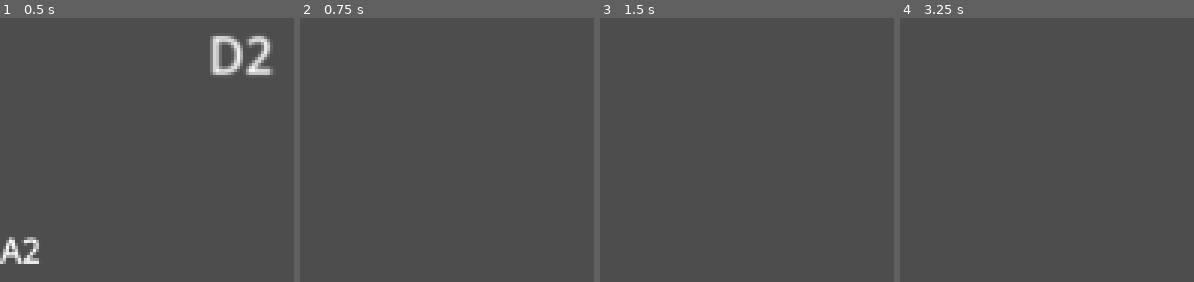
Above: before the commit, frames 1-4 (left to right).
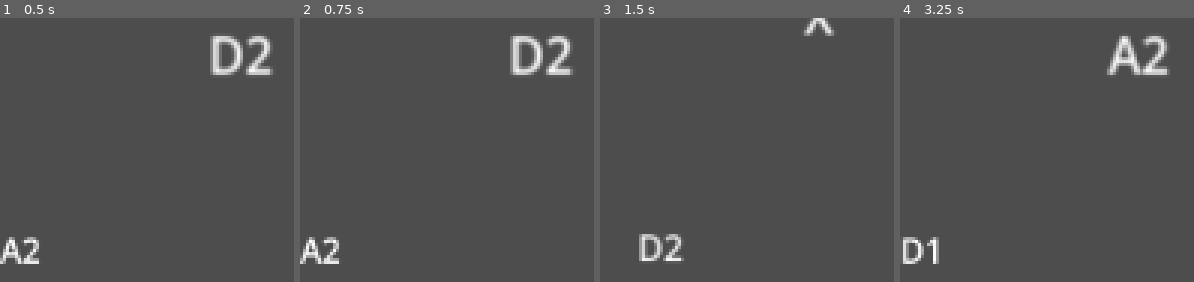
Above: after the commit, the same moments.

Repository: brunoastephan/A-Small-Simple-Quest
Game: Godot game, scene res://Scenes/circular_menu.tscn
Same seed, same stepped clock (60 frames per second), same inputs: the game is played once before the commit and once after it. The project has no main scene, so this scene is started directly.
Inputs:
- Up to frame 1 (0.5 s): no input
- Up to frame 2 (0.75 s): tap Enter at 0.5 s; hold X (ui-select) from 0.53 s (still down)
- Up to frame 3 (1.5 s): tap Z (ui-accept) at 1.25, 1.35 s; release X (ui-select) at 1.28 s
- Up to frame 4 (3.25 s): tap X (ui-select) at 1.55, 2.85 s; tap Z (ui-accept) at 2, 2.75 s; hold X (ui-select) 2.03-2.78 s

Frame 1 is identical in both runs. In frame 2, 3.0% of the frame differs, in the area x 0-93%, y 6-94%; in frame 3, 1.5%; in frame 4, 2.7%.

Commit message:
[feat] makes enemy class and battle scene
Adds an Enemy class and a Battle scene, as well as reorganize some of the action scripts and creates a Damageable interface

Diff:
--- /dev/null
+++ b/a-small,-simple-quest/Scenes/battle.tscn
@@ -0,0 +1,12 @@
+[gd_scene load_steps=3 format=3 uid="uid://bhptr8hehuuvg"]
+
+[ext_resource type="PackedScene" uid="uid://j1mfq6btv00t" path="res://Scenes/enemy.tscn" id="1_oxf17"]
+[ext_resource type="PackedScene" uid="uid://clfma2tljhmt0" path="res://Scenes/player.tscn" id="2_1ruyk"]
+
+[node name="Battle" type="Node2D"]
+
+[node name="Enemy" parent="." groups=["enemies"] instance=ExtResource("1_oxf17")]
+position = Vector2(610, 143)
+
+[node name="Player" parent="." instance=ExtResource("2_1ruyk")]
+position = Vector2(235, 140)
--- /dev/null
+++ b/a-small,-simple-quest/Scenes/enemy.tscn
@@ -0,0 +1,20 @@
+[gd_scene load_steps=5 format=3 uid="uid://j1mfq6btv00t"]
+
+[ext_resource type="Script" uid="uid://bjnfnj7mkvbl5" path="res://ScriptsAndResources/enemy.gd" id="1_hghv2"]
+[ext_resource type="Texture2D" uid="uid://d1o5m3t1tgy8e" path="res://Assets/TestIcons/icon.svg" id="2_1f0kj"]
+[ext_resource type="Script" uid="uid://dj3lx717e2glo" path="res://ScriptsAndResources/enemy_resource.gd" id="2_afpow"]
+
+[sub_resource type="Resource" id="Resource_287tu"]
+script = ExtResource("2_afpow")
+display_name = "TestEnemy"
+max_health = 50
+attack_damage = 8
+defense_value = 3
+metadata/_custom_type_script = "uid://dj3lx717e2glo"
+
+[node name="Enemy" type="Node2D"]
+script = ExtResource("1_hghv2")
+resource = SubResource("Resource_287tu")
+
+[node name="Sprite2D" type="Sprite2D" parent="."]
+texture = ExtResource("2_1f0kj")
--- a/a-small,-simple-quest/Scenes/player.tscn
+++ b/a-small,-simple-quest/Scenes/player.tscn
@@ -1,9 +1,10 @@
-[gd_scene load_steps=5 format=3 uid="uid://clfma2tljhmt0"]
+[gd_scene load_steps=6 format=3 uid="uid://clfma2tljhmt0"]
 
 [ext_resource type="Script" uid="uid://ci803xwaqdqit" path="res://ScriptsAndResources/Player/player.gd" id="1_v0iea"]
 [ext_resource type="Script" uid="uid://cik5i53t3ytv3" path="res://ScriptsAndResources/CircularMenu/circular_menu.gd" id="2_cvnsp"]
 [ext_resource type="Script" uid="uid://ccmaqpl307uum" path="res://ScriptsAndResources/ActionPool/action_pool_manager.gd" id="4_x3wgy"]
 [ext_resource type="Resource" uid="uid://bt1ef2sbogswx" path="res://ScriptsAndResources/ActionPool/base_action_pool.tres" id="5_3smsa"]
+[ext_resource type="Texture2D" uid="uid://d1o5m3t1tgy8e" path="res://Assets/TestIcons/icon.svg" id="5_fkybt"]
 
 [node name="Player" type="Node2D"]
 script = ExtResource("1_v0iea")
@@ -17,3 +18,6 @@
 script = ExtResource("4_x3wgy")
 base_pool = ExtResource("5_3smsa")
 metadata/_custom_type_script = "uid://ccmaqpl307uum"
+
+[node name="Sprite2D" type="Sprite2D" parent="."]
+texture = ExtResource("5_fkybt")
--- a/a-small,-simple-quest/ScriptsAndResources/Actions/action.gd
+++ b/a-small,-simple-quest/ScriptsAndResources/Actions/action.gd
@@ -1,23 +1,38 @@
 class_name Action
 extends Resource
 
+enum TargetType {SELF, ENEMY, ALLY}
+
 @export var display_name := "Action"
 @export var cooldown_time := 0.0
+@export var target_type := TargetType.ENEMY
+
 var cooldown_timer := 0.0
 
-func execute() -> bool:
+# Public interface
+func execute(caster: Node, target: Damageable) -> bool:
 	if cooldown_timer > 0:
 		return false
 
-	cooldown_timer = cooldown_time
-	_perform_action()
-	return true
+	if _is_valid_target(target):
+		cooldown_timer = cooldown_time
+		_perform_action(caster, target)
+		return true
+	return false
 
+# Cooldown management (now public)
 func update_cooldown(delta: float) -> bool:
 	if cooldown_timer > 0:
 		cooldown_timer = max(0, cooldown_timer - delta)
 		return cooldown_timer == 0
 	return false
 
-func _perform_action():
-	print("Action executed: ", display_name)
+# Helper methods
+func _is_valid_target(target: Damageable) -> bool:
+	match target_type:
+		TargetType.SELF: return true
+		TargetType.ALLY, TargetType.ENEMY: return target != null
+		_: return false
+
+func _perform_action(_caster: Node, _target: Damageable) -> void:
+	push_warning("Base Action has no effect!")
--- a/a-small,-simple-quest/ScriptsAndResources/Actions/attack_action.gd
+++ b/a-small,-simple-quest/ScriptsAndResources/Actions/attack_action.gd
@@ -1,11 +1,12 @@
-# AttackAction.gd
 class_name AttackAction
 extends Action
 
 func _init():
 	display_name = "Attack"
-	cooldown_time = 2.0  # 2 second cooldown
+	cooldown_time = 2.0
+	target_type = TargetType.ENEMY
 
-func _perform_action() -> String:
-	print("⚔️ Attacked!")
-	return display_name
+func _perform_action(caster: Node, target: Damageable) -> void:
+	if target:
+		target.take_damage(caster.job.attack_damage)
+		print("⚔️ Attacked ", target.name)
--- a/a-small,-simple-quest/ScriptsAndResources/Actions/defend_action.gd
+++ b/a-small,-simple-quest/ScriptsAndResources/Actions/defend_action.gd
@@ -1,11 +1,14 @@
-# DefendAction.gd
 class_name DefendAction
 extends Action
 
 func _init():
 	display_name = "Defend"
-	cooldown_time = 1.5  # 1.5 second cooldown
+	cooldown_time = 1.5
+	target_type = TargetType.SELF
 
-func _perform_action() -> String:
-	print("🛡️ Defended!")
-	return display_name
+func _perform_action(caster: Node, _target: Damageable) -> void:
+	if caster.has_method("heal") and caster.has_method("get_defense_value"):
+		caster.heal(caster.get_defense_value())
+		print("🛡️ Defended!")
+	else:
+		push_error("DefendAction: Invalid caster - missing heal/get_defense_value methods")
--- a/a-small,-simple-quest/ScriptsAndResources/Actions/wait_action.gd
+++ b/a-small,-simple-quest/ScriptsAndResources/Actions/wait_action.gd
@@ -1,11 +1,10 @@
-# WaitAction.gd
 class_name WaitAction
 extends Action
 
 func _init():
 	display_name = "Wait"
-	cooldown_time = 0.5  # 0.5 second cooldown
+	cooldown_time = 0.5
+	target_type = TargetType.SELF
 
-func _perform_action() -> String:
+func _perform_action(_caster: Node, _target: Damageable) -> void:
 	print("⏳ Waited")
-	return display_name
--- a/a-small,-simple-quest/ScriptsAndResources/CircularMenu/circular_menu.gd
+++ b/a-small,-simple-quest/ScriptsAndResources/CircularMenu/circular_menu.gd
@@ -64,10 +64,32 @@
 		rotate_options()
 	elif event.is_action_pressed("ui-select"):
 		var selected = current_actions[current_index]
-		if selected.execute():  # Returns true if executed
+		var target = _find_available_target(selected)
+		var caster = _get_valid_caster()
+
+		if caster and selected.execute(caster, target):
 			hide_menu()
 		else:
-			print(selected.display_name, " is on cooldown!")
+			print(selected.display_name, " failed - check caster/target/cooldown!")
+
+func _get_valid_caster() -> Node:
+	var parent = get_parent()
+	if parent and parent.has_method("execute_action"):  # Verify it's a Player
+		return parent
+	push_error("CircularMenu needs Player parent")
+	return null
+
+func _find_available_target(action: Action) -> Damageable:
+	match action.target_type:
+		Action.TargetType.ENEMY:
+			var enemies = get_tree().get_nodes_in_group("enemies")
+			return enemies[0] if enemies.size() > 0 else null
+		Action.TargetType.ALLY:
+			var allies = get_tree().get_nodes_in_group("allies")
+			return allies[0] if allies.size() > 0 else null
+		_:
+			return null  # For SELF-targeting actions
+
 func layout_options():
 	var angle_step = TAU / option_labels.size()
 	for i in range(option_labels.size()):
--- a/a-small,-simple-quest/ScriptsAndResources/Player/player.gd
+++ b/a-small,-simple-quest/ScriptsAndResources/Player/player.gd
@@ -30,11 +30,17 @@
 	if current_health <= 0:
 		died.emit()
 
+func get_defense_value() -> int:
+	return job.defense_value if job else 0
+
 func heal(amount: int):
 	current_health = min(current_health + amount, max_health)
-	health_changed.emit(current_health)
+	health_changed.emit(current_health, max_health)
 
-func execute_action(action: Action, target):
+func execute_action(action: Action, target: Damageable):
+	if not target or not action:
+		return
+
 	if action.display_name == "Attack":
 		target.take_damage(job.attack_damage)
 	elif action.display_name == "Defend":
--- /dev/null
+++ b/a-small,-simple-quest/ScriptsAndResources/damageable.gd
@@ -0,0 +1,24 @@
+class_name Damageable
+extends Node2D
+
+signal health_changed(new_health, max_health)
+signal died()
+
+@export var max_health := 100
+@onready var current_health := max_health
+
+func take_damage(amount: int):
+	current_health -= amount
+	current_health = max(0, current_health)
+	health_changed.emit(current_health, max_health)
+
+	if current_health <= 0:
+		die()
+
+func heal(amount: int):
+	current_health = min(current_health + amount, max_health)
+	health_changed.emit(current_health, max_health)
+
+func die():
+	died.emit()
+	queue_free()
--- /dev/null
+++ b/a-small,-simple-quest/ScriptsAndResources/enemy.gd
@@ -0,0 +1,9 @@
+class_name Enemy
+extends Damageable  # Inherits from our interface
+
+@export var resource : EnemyResource
+
+func _ready():
+	if resource:
+		max_health = resource.max_health
+		current_health = max_health
--- /dev/null
+++ b/a-small,-simple-quest/ScriptsAndResources/enemy_resource.gd
@@ -0,0 +1,8 @@
+# enemy_resource.gd
+class_name EnemyResource
+extends Resource
+
+@export var display_name := "Enemy"
+@export var max_health := 50
+@export var attack_damage := 8
+@export var defense_value := 3
Not shown, added: a-small,-simple-quest/ScriptsAndResources/damageable.gd.uid
Not shown, added: a-small,-simple-quest/ScriptsAndResources/enemy.gd.uid
Not shown, added: a-small,-simple-quest/ScriptsAndResources/enemy_resource.gd.uid
Not shown, added: a-small,-simple-quest/Scenes/battle.tscn2982727427.tmp
Not shown, added: a-small,-simple-quest/Scenes/circular_menu.tscn21204592253.tmp
